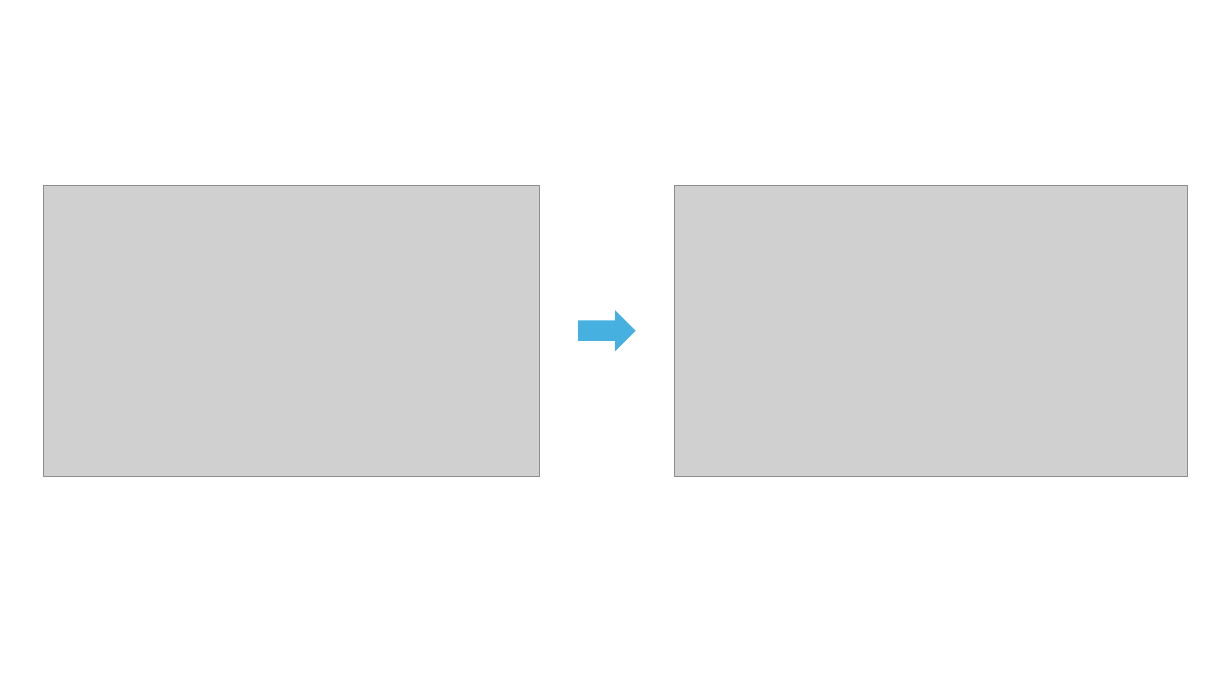
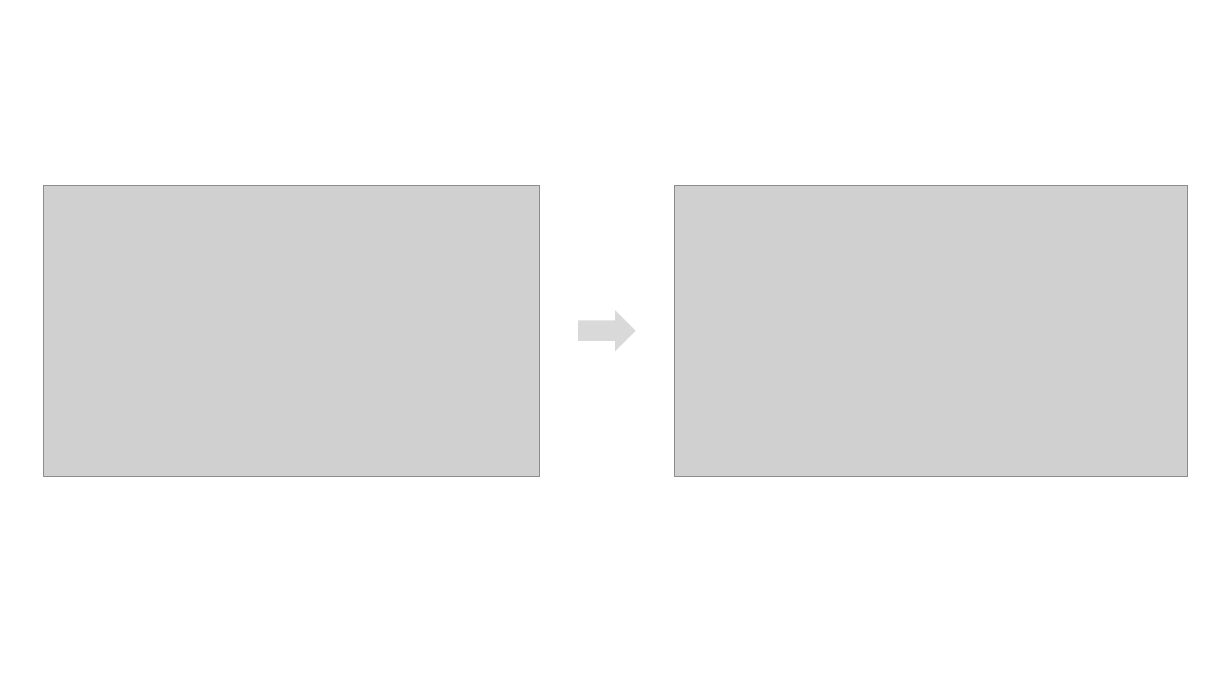
Before and after one commit to Paradeluxe/Praditor, a slide deck: slide 1 of illustration.pptx. Drawn at 1232x693 pixels with LibreOffice and Linux fonts; fonts in the diff are those of the drawing; grey boxes stand for pictures. Boxes give left, top, right and bottom in pixels: in the first picture for what was removed or moved away, otherwise in the second. Text is boxed around its words. In the diff, an @@ line names an element or a change of style, - is before the commit and + after.

```diff
--- a/illustration.pptx
+++ b/illustration.pptx
@@ right arrow at (579, 311, 636, 351): fill #46B1E1 to #D9D9D9 @@
```
Also in this commit, not shown: 1 slide added, 1 slide removed, 1 other file.
